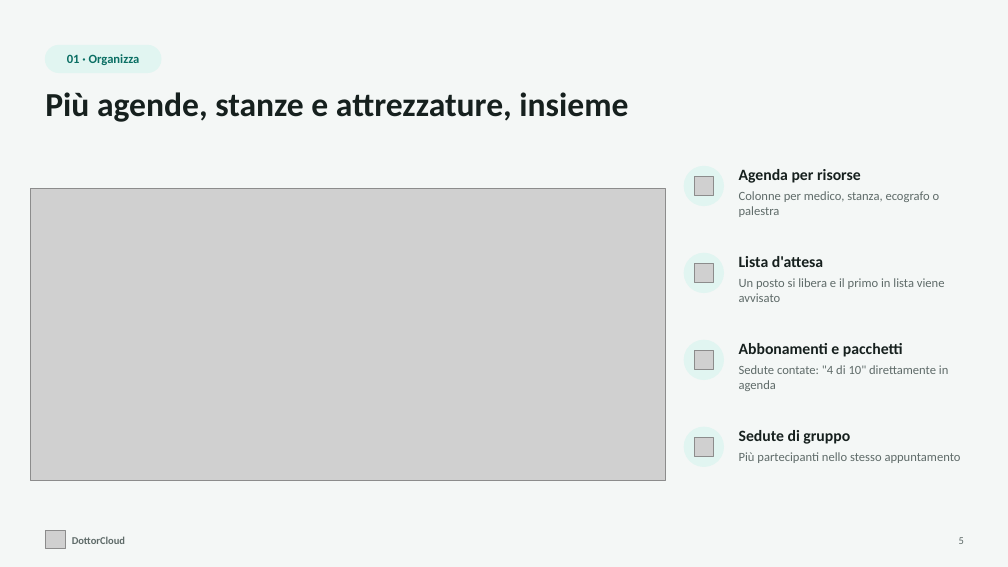
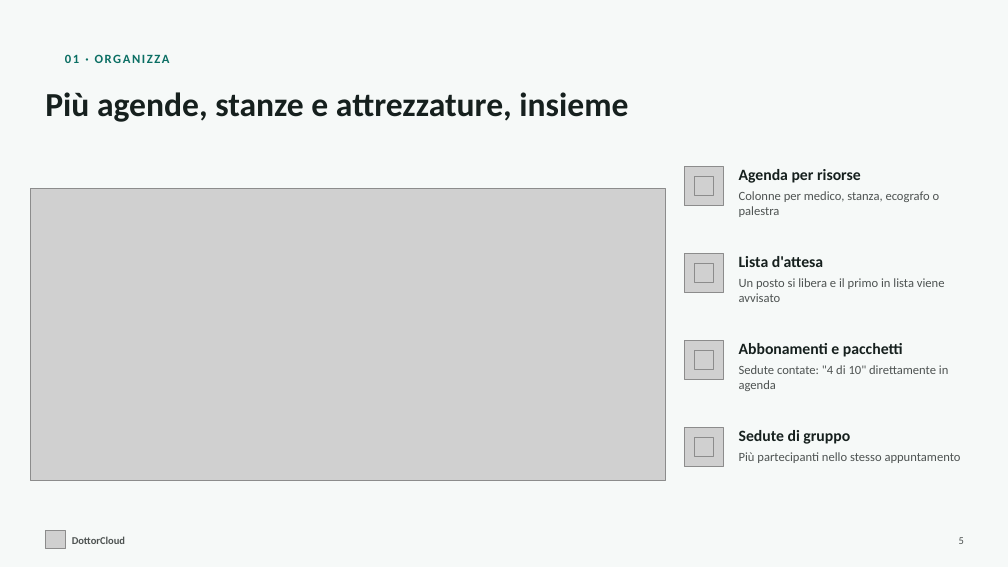
Before and after one commit to Npm2-Solutions/crm-mm, a slide deck: slide 5 of brand/presentazione/DottorCloud.pptx. Drawn at 1008x567 pixels with LibreOffice and Linux fonts; fonts in the diff are those of the drawing; grey boxes stand for pictures; background and template pictures are left out. Boxes give left, top, right and bottom in pixels: in the first picture for what was removed or moved away, otherwise in the second. Text is boxed around its words. In the diff, an @@ line names an element or a change of style, - is before the commit and + after.

```diff
--- a/brand/presentazione/DottorCloud.pptx
+++ b/brand/presentazione/DottorCloud.pptx
@@ background #F4F7F6 to #F6F9F8 @@
@@ rounded rectangle removed at [45, 45, 161, 73] @@
@@ text at [65, 54, 170, 63]: text changed @@
-01 · Organizza
+01 · ORGANIZZA
@@ ellipse removed at [684, 166, 724, 206] @@
@@ picture added at [684, 166, 724, 206] @@
@@ ellipse removed at [684, 253, 724, 293] @@
@@ picture added at [684, 253, 724, 293] @@
@@ ellipse removed at [684, 340, 724, 380] @@
@@ picture added at [684, 340, 724, 380] @@
@@ ellipse removed at [684, 427, 724, 467] @@
@@ picture added at [684, 427, 724, 467] @@
@@ text colour #5F6B69 to #4E5352 in 6 elements at [739, 191, 940, 217], [739, 278, 945, 302], [739, 365, 948, 391], [739, 452, 961, 463], [72, 536, 125, 544], [959, 537, 964, 544] @@
```
Also in this commit, not shown: 17 other slides changed, 26 other files.
